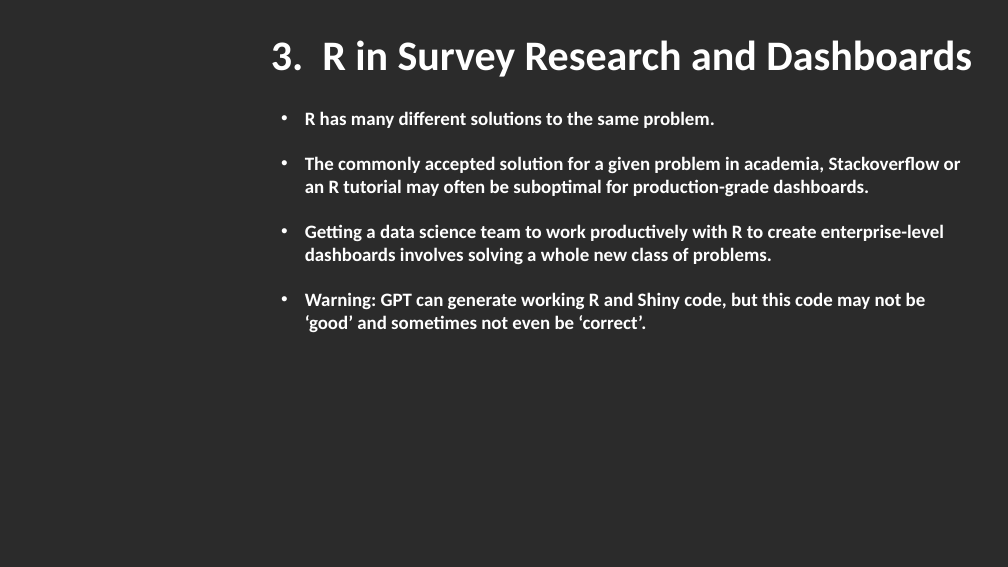
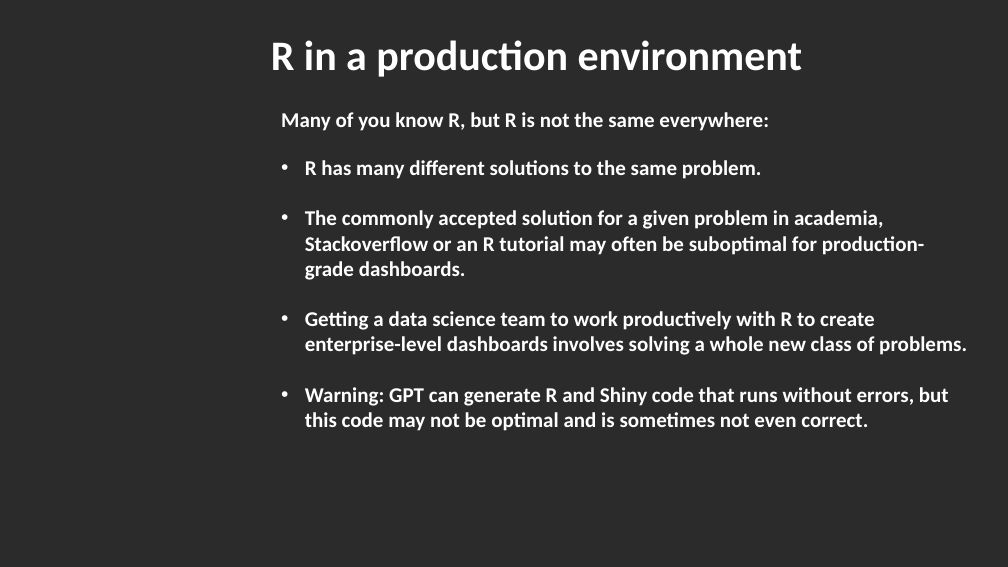
Before and after one commit to DataIMLabs/MIE2024, a slide deck: slide 8 of presentation/session1/MIE2024-DataIM-Masterclass-Session1.pptx (slide 10 before the commit). Drawn at 1008x567 pixels with LibreOffice and Linux fonts; fonts in the diff are those of the drawing; background and template pictures are left out; a plain dark background stands for a picture behind light text. Boxes give left, top, right and bottom in pixels: in the first picture for what was removed or moved away, otherwise in the second. Text is boxed around its words. In the diff, an @@ line names an element or a change of style, - is before the commit and + after.

```diff
--- a/presentation/session1/MIE2024-DataIM-Masterclass-Session1.pptx
+++ b/presentation/session1/MIE2024-DataIM-Masterclass-Session1.pptx
@@ text at <box>271,40,803,77</box>: text changed @@
-3. R in Survey Research and Dashboards
+R in a production environment
@@ text at <box>281,112,769,131</box>: paragraph added @@
+Many of you know R, but R is not the same everywhere:
@@ text at <box>305,160,967,355</box>: size 18 to 20 pt in "R has many different solutions to the ...", "The commonly accepted solution for a given ...", "Getting a data science team to work ..." @@
@@ text at <box>305,387,949,431</box>: text changed; size 18 to 20 pt @@
-• Warning: GPT can generate working R and Shiny code, but this code may not be ‘good’ and sometimes not even be ‘correct’.
+• Warning: GPT can generate R and Shiny code that runs without errors, but this code may not be optimal and is sometimes not even correct.
```
Also in this commit, not shown: 8 other slides changed, 21 slides added, 2 slides removed, 6 other files.
